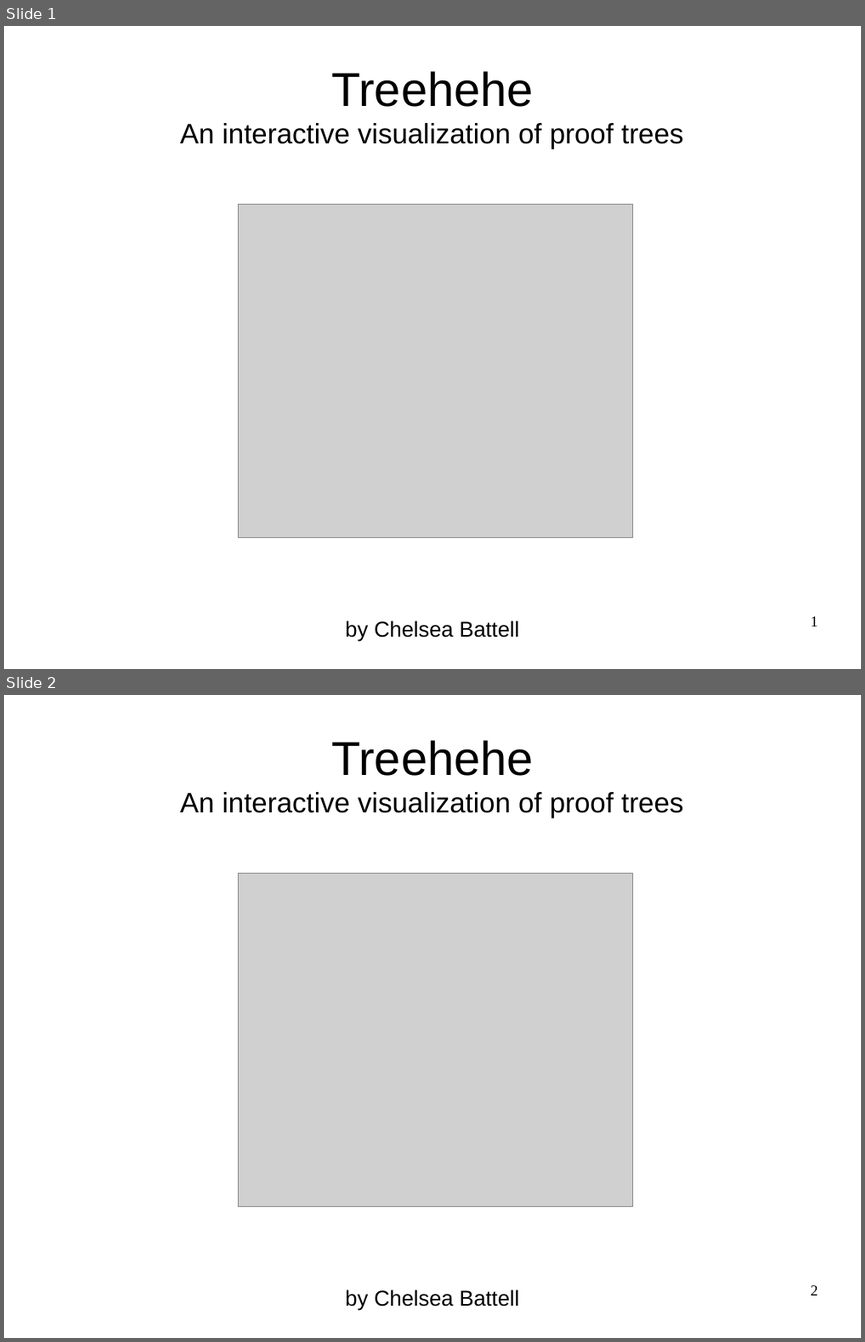
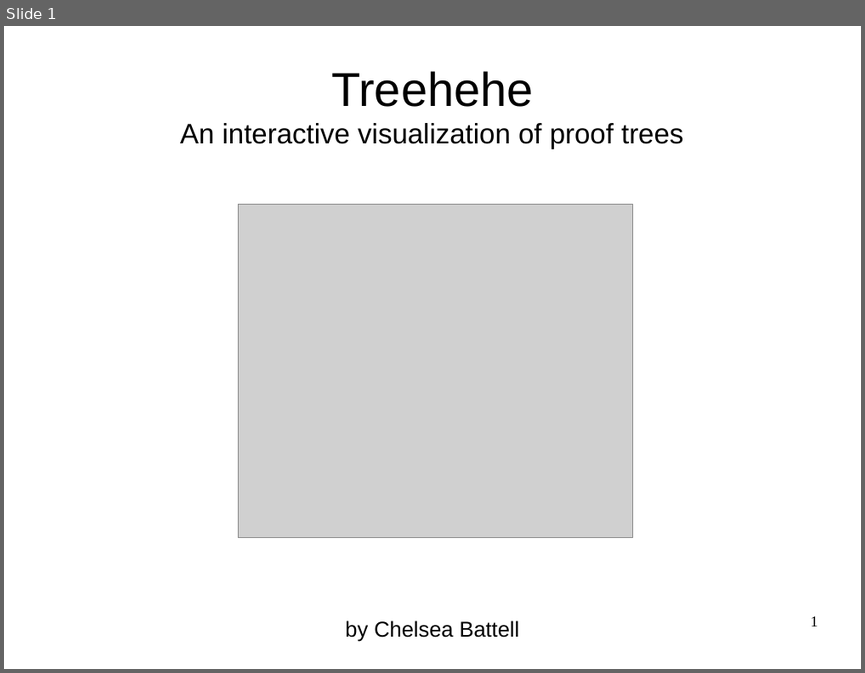
Before and after one commit to seachel/Treehehe, a slide deck: Presentation/VA_presentation.odp. Shown one above the other, each under a label of ours: slides 1 and 2 before the commit, slide 1 after it. The pictures are 865x1342 and 865x673 pixels, drawn with LibreOffice and Linux fonts; fonts in the diff are those of the drawing; grey boxes stand for pictures. Boxes give left, top, right and bottom in pixels: in the first picture for what was removed or moved away, otherwise in the second. Text is boxed around its words. In the diff, an @@ line names an element or a change of style, - is before the commit and + after.

```diff
--- a/Presentation/VA_presentation.odp
+++ b/Presentation/VA_presentation.odp
@@ slide 2 removed at [4,695,861,1338], background #FFFFFF @@
@@ title removed at [180,740,683,1310] @@
-Treehehe
-An interactive visualization of proof trees
-by Chelsea Battell
@@ picture removed at [238,873,633,1207] @@
@@ page number removed at [811,1285,818,1295] @@
-2
```
Also in this commit, not shown: 23 other files.
